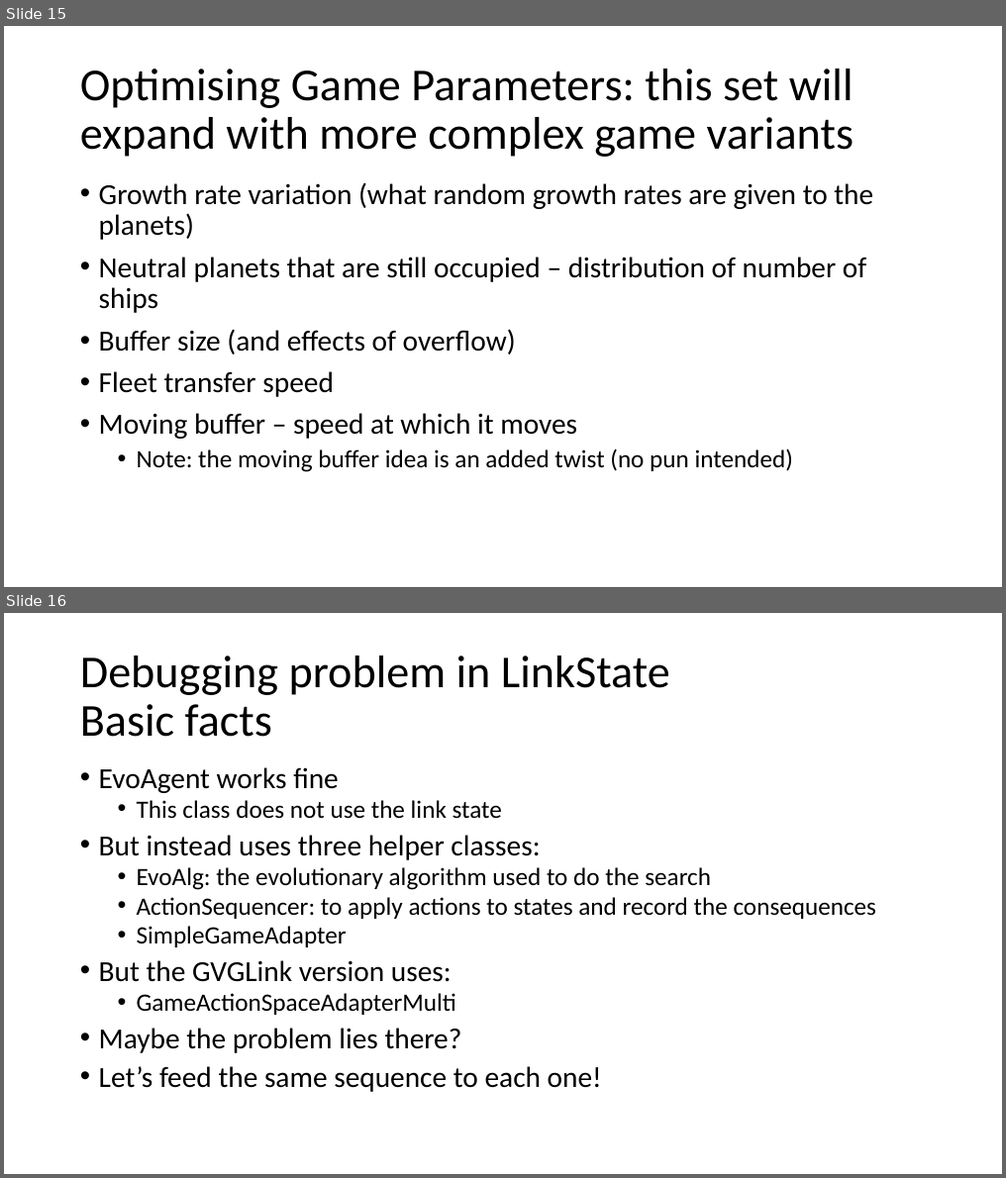
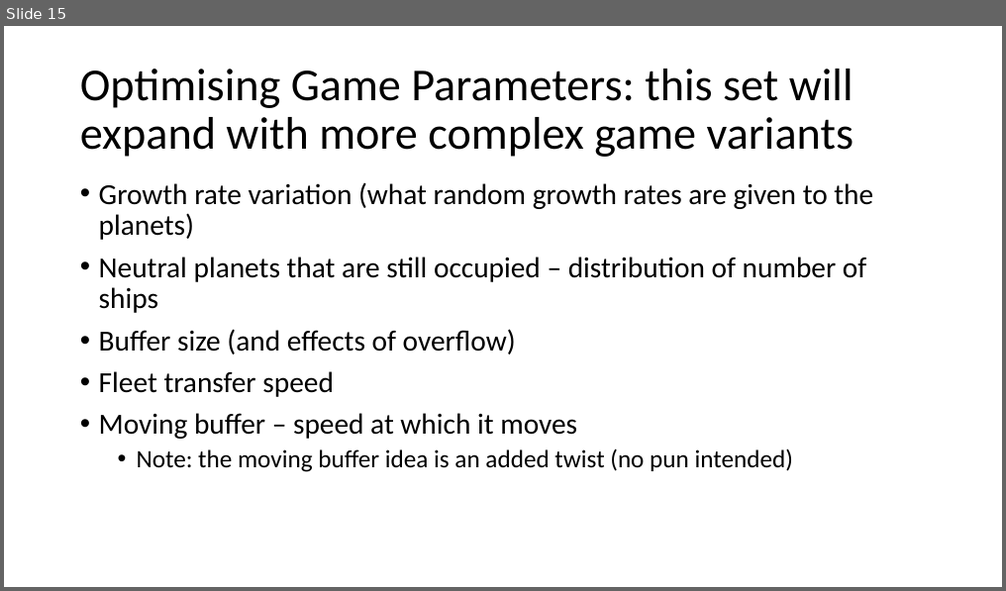
Before and after one commit to ljialin/SimpleAsteroids, a slide deck: doc/slides/Simple Planet Wars/Simple Planet Wars Overview.pptx. Shown one above the other, each under a label of ours: slides 15 and 16 before the commit, slide 15 after it. The pictures are 1006x1178 and 1006x591 pixels, drawn with LibreOffice and Linux fonts; fonts in the diff are those of the drawing. Boxes give left, top, right and bottom in pixels: in the first picture for what was removed or moved away, otherwise in the second. Text is boxed around its words. In the diff, an @@ line names an element or a change of style, - is before the commit and + after.

```diff
--- a/doc/slides/Simple Planet Wars/Simple Planet Wars Overview.pptx
+++ b/doc/slides/Simple Planet Wars/Simple Planet Wars Overview.pptx
@@ slide 16 removed at (4, 613, 1002, 1174), background #FFFFFF @@
@@ title removed at (80, 656, 670, 737) @@
-Debugging problem in LinkState
-Basic facts
@@ text removed at (99, 767, 877, 1092) @@
-• EvoAgent works fine
-  • This class does not use the link state
-• But instead uses three helper classes:
-  • EvoAlg: the evolutionary algorithm used to do the search
-  • ActionSequencer: to apply actions to states and record the consequences
-  • SimpleGameAdapter
-• But the GVGLink version uses:
-  • GameActionSpaceAdapterMulti
-• Maybe the problem lies there?
-• Let’s feed the same sequence to each one!
```
Also in this commit, not shown: 1 slide added, 13 other files.
